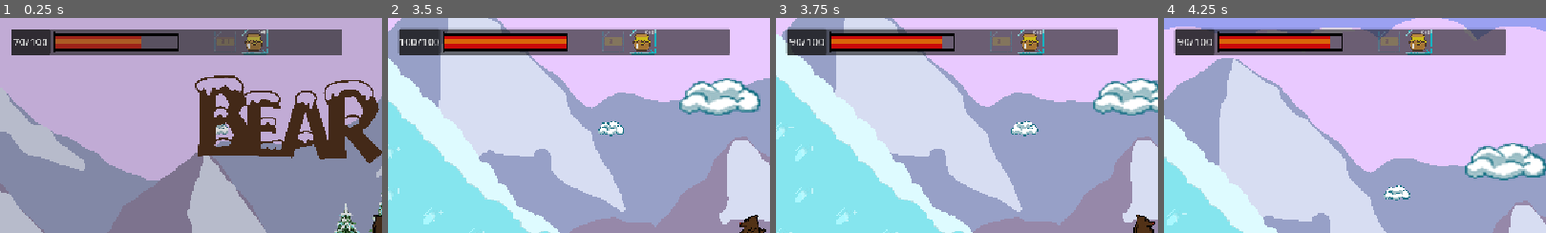
Above: before the commit, frames 1-4 (left to right).
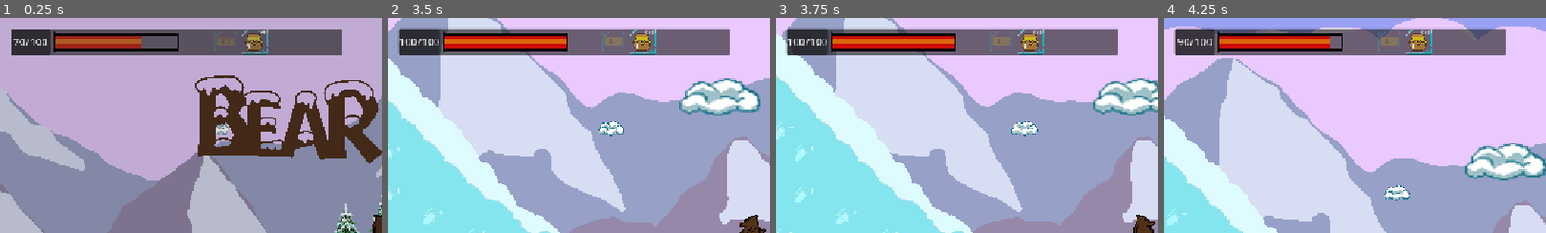
Above: after the commit, the same moments.

Repository: Oozudex/GameJam-BearBeer
Game: Godot game, scene res://Scene/main_menu.tscn
The game is run twice, just before and just after one commit, with the same random seed, the same clock (stepped at 60 frames per second) and the same inputs. Sound files missing from this copy of the repository are replaced by a short silence.
Inputs:
- Up to frame 1 (0.25 s): no input
- Up to frame 2 (3.5 s): click "Nouvelle partie" at 0.5 s; hold Right (ui_right) 1.28-2.78 s; tap Space (jump) at 1.52, 2.27 s; hold Left (ui_left) from 2.78 s (still down)
- Up to frame 3 (3.75 s): release Left (ui_left) at 3.53 s; hold Right (ui_right) from 3.53 s (still down)
- Up to frame 4 (4.25 s): keep holding Right (ui_right); tap Space (jump) at 3.77 s
The pictures show only the part of the screen within x 0-50%, y 0-50%; the shares and areas given below are measured in that part.

Frames 1-2 are identical in both runs. In frame 3, 0.5% of the frame differs, in the area x 3-47%, y 5-18%; in frame 4, nothing differs.

Commit message:
Augmentation du temps pour prendre les dégats encore apparement c'est trop dur (ils sont juste horrible au jeu)

Diff:
--- a/Scene/game_dev.tscn
+++ b/Scene/game_dev.tscn
@@ -647,7 +647,7 @@
 position_smoothing_enabled = true
 
 [node name="ColdTimer" type="Timer" parent="Player"]
-wait_time = 3.0
+wait_time = 3.5
 autostart = true
 
 [node name="Hearts" type="CanvasLayer" parent="."]
